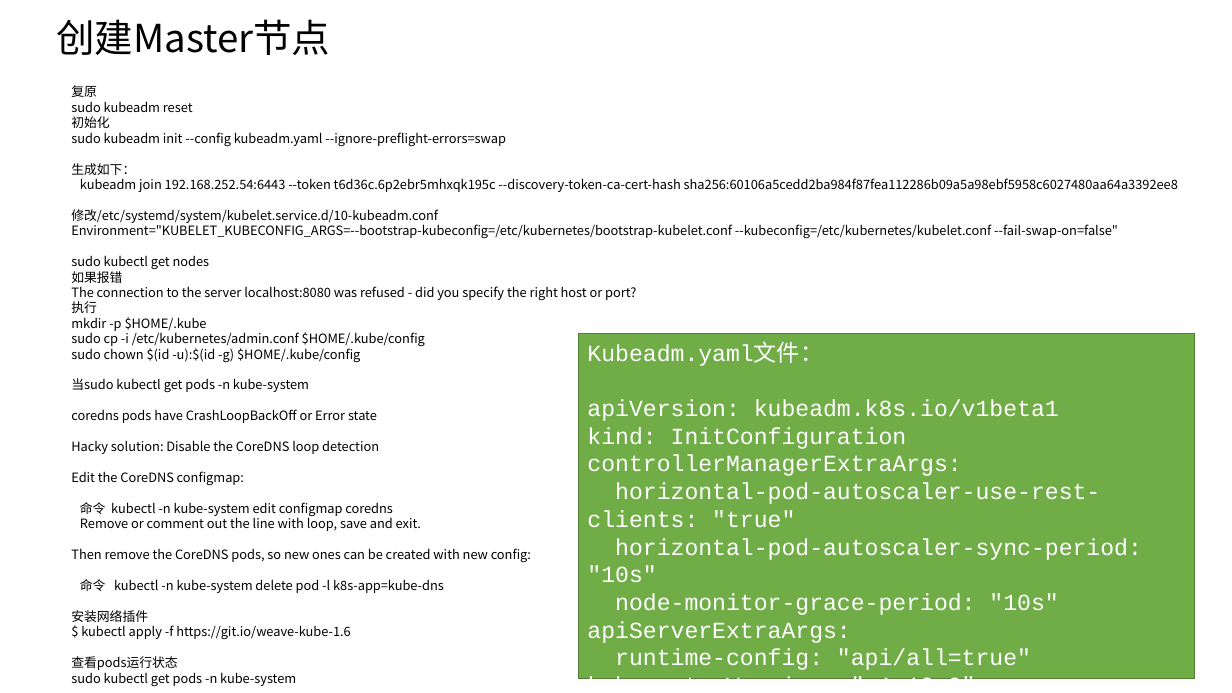
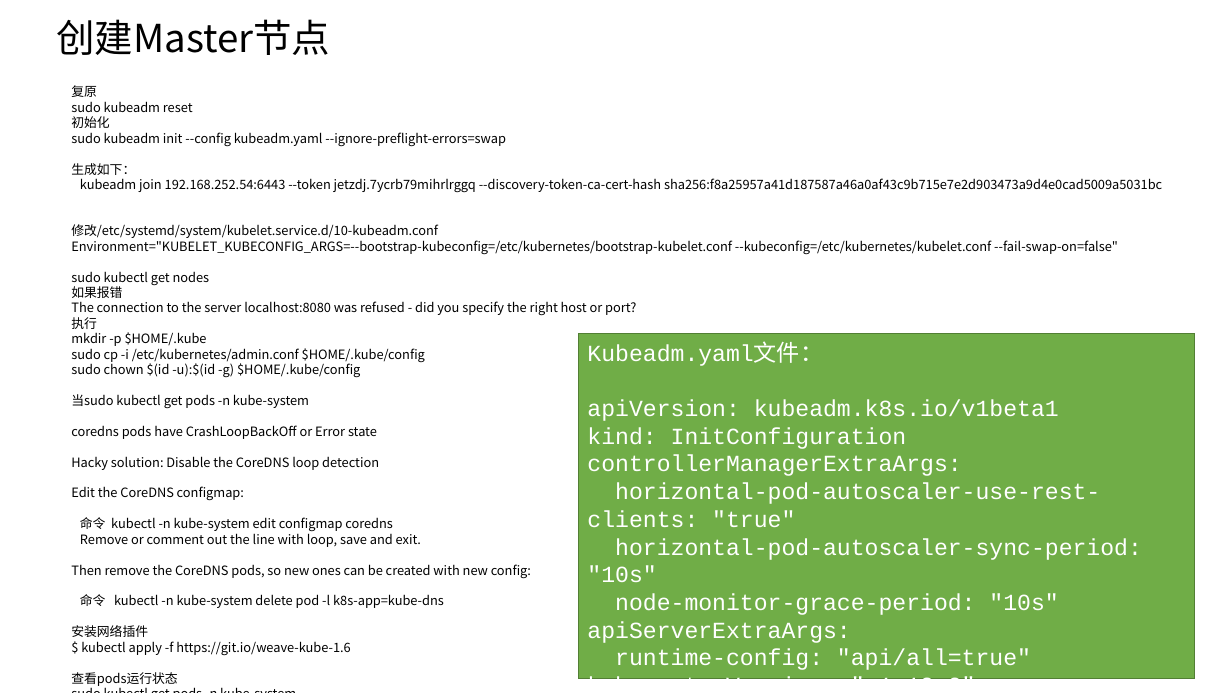
Before and after one commit to axzxs2001/Asp.NetCoreExperiment, a slide deck: slide 35 of Asp.NetCoreExperiment/kubernetes/kubernetes.pptx. Drawn at 1232x693 pixels with LibreOffice and Linux fonts; fonts in the diff are those of the drawing. Boxes give left, top, right and bottom in pixels: in the first picture for what was removed or moved away, otherwise in the second. Text is boxed around its words. In the diff, an @@ line names an element or a change of style, - is before the commit and + after.

```diff
--- a/Asp.NetCoreExperiment/kubernetes/kubernetes.pptx
+++ b/Asp.NetCoreExperiment/kubernetes/kubernetes.pptx
@@ text at bbox=[80, 178, 1162, 193]: text changed @@
-kubeadm join 192.168.252.54:6443 --token t6d36c.6p2ebr5mhxqk195c --discovery-token-ca-cert-hash sha256:60106a5cedd2ba984f87fea112286b09a5a98ebf5958c6027480aa64a3392ee8
+kubeadm join 192.168.252.54:6443 --token jetzdj.7ycrb79mihrlrggq --discovery-token-ca-cert-hash sha256:f8a25957a41d187587a46a0af43c9b715e7e2d903473a9d4e0cad5009a5031bc
```
Also in this commit, not shown: 2 other slides changed, 1 slide added, 1 slide removed.
